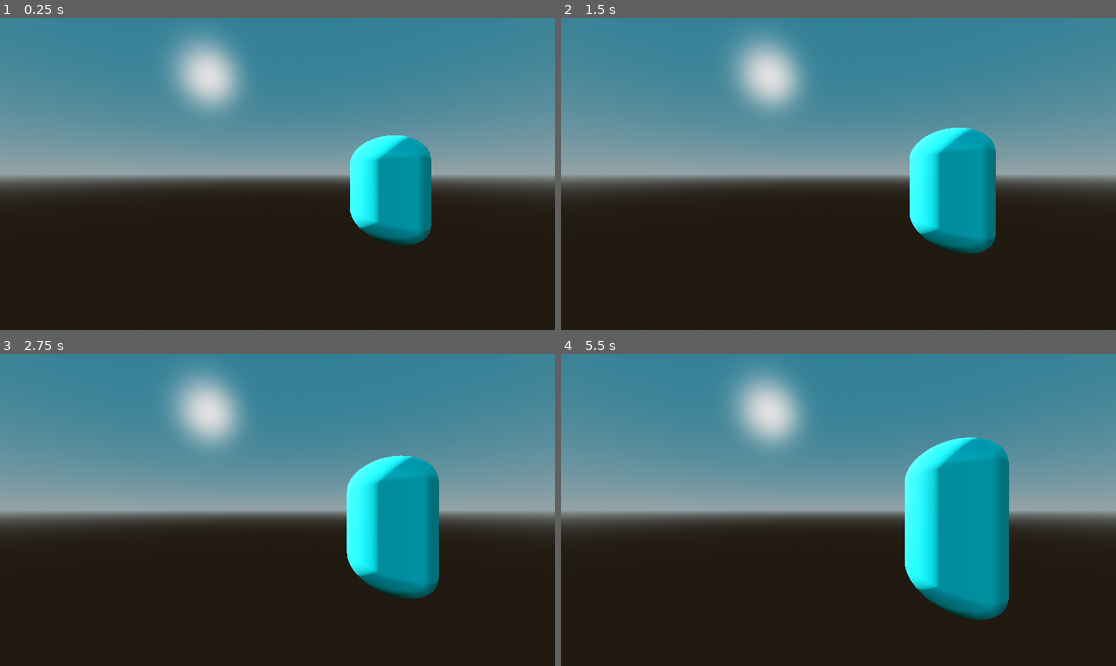
Above: before the commit, frames 1-4 (two rows, left to right).
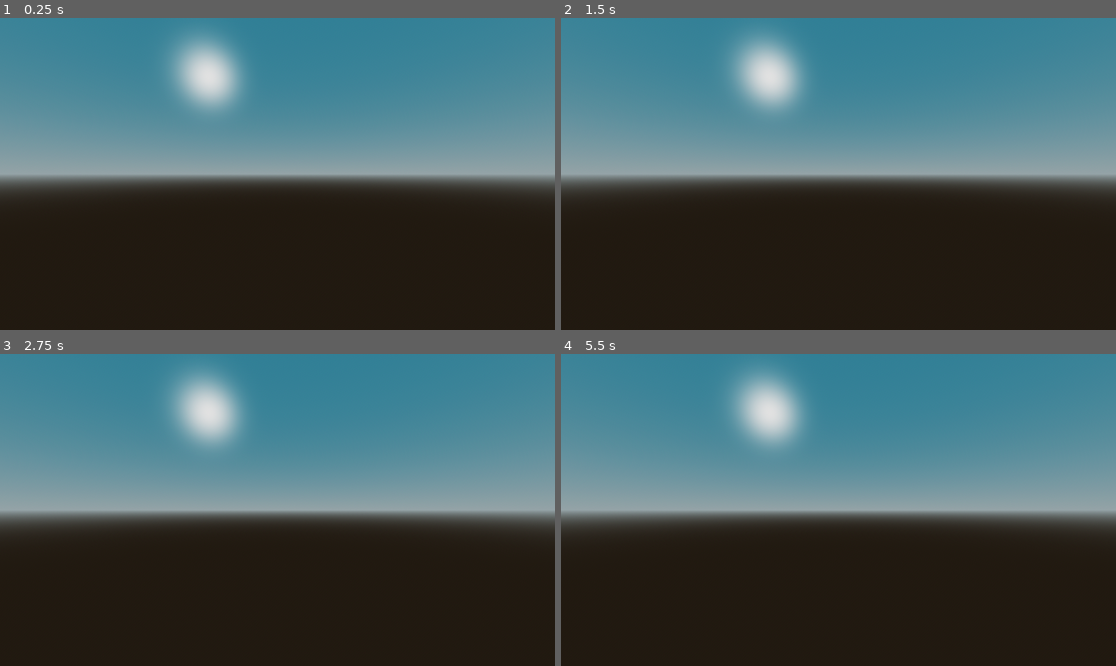
Above: after the commit, the same moments.

Repository: NISCHAY17/ZELDA-attempt
Game: Godot game, scene res://scenes/level.tscn
Same seed, same stepped clock (60 frames per second), same inputs: the game is played once before the commit and once after it. The project has no main scene, so this scene is started directly.
Inputs:
- Up to frame 1 (0.25 s): no input
- Up to frame 2 (1.5 s): tap Enter at 0.5 s; hold Right 0.53-1.28 s; tap Alt at 0.6 s; hold Down from 1.28 s (still down); tap Shift at 1.35 s
- Up to frame 3 (2.75 s): release Down at 2.03 s; hold Right from 2.03 s (still down); tap Alt at 2.1 s
- Up to frame 4 (5.5 s): release Right at 2.78 s; hold Up 2.78-3.53 s; tap Shift at 2.85, 4.35 s; hold Left 3.53-5.03 s; tap Alt at 3.6, 5.1 s; hold Down from 5.03 s (still down)

The runs differ from the first frame. In frame 1, 4.6% of the frame differs, in the area x 63-78%, y 37-74%; in frame 2, 5.6%; in frame 3, 6.8%; in frame 4, 9.7%, in the area x 61-81%, y 26-86%.

Commit message:
base ground with bean

Diff:
--- /dev/null
+++ b/zelda-attempt/ENTITIES/player/player.tscn
@@ -0,0 +1,15 @@
+[gd_scene format=3 uid="uid://djiwkvp0jt3va"]
+
+[sub_resource type="CapsuleMesh" id="CapsuleMesh_sy3jy"]
+
+[sub_resource type="CapsuleShape3D" id="CapsuleShape3D_7ufme"]
+
+[node name="Player" type="CharacterBody3D" unique_id=1080306268]
+
+[node name="MeshInstance3D" type="MeshInstance3D" parent="." unique_id=793067392]
+transform = Transform3D(1, 0, 0, 0, 1, 0, 0, 0, 1, 0, 1, 0)
+mesh = SubResource("CapsuleMesh_sy3jy")
+
+[node name="CollisionShape3D" type="CollisionShape3D" parent="." unique_id=1022681645]
+transform = Transform3D(1, 0, 0, 0, 1, 0, 0, 0, 1, 0, 1, 0)
+shape = SubResource("CapsuleShape3D_7ufme")
--- a/zelda-attempt/Test.tscn
+++ /dev/null
@@ -1,10 +0,0 @@
-[gd_scene format=3 uid="uid://dnnka5th1gldj"]
-
-[ext_resource type="Texture2D" uid="uid://ocqr4kaowgws" path="res://icon.svg" id="1_mtyf4"]
-
-[node name="Node2D" type="Node2D"]
-
-[node name="Sprite2D" type="Sprite2D" parent="."]
-texture = ExtResource("1_mtyf4")
-
-[node name="Node2D" type="Node2D" parent="."]
--- a/zelda-attempt/scenes/level.tscn
+++ b/zelda-attempt/scenes/level.tscn
@@ -1,6 +1,4 @@
 [gd_scene format=3 uid="uid://dd2sdvs7c8wwg"]
-
-[ext_resource type="Script" uid="uid://cl6k2b3igeb8t" path="res://tempscripts/mesh_instance_3d_2.gd" id="1_2q6dc"]
 
 [sub_resource type="ProceduralSkyMaterial" id="ProceduralSkyMaterial_rd3vj"]
 sky_top_color = Color(0.25409985, 0.5937322, 0.70472217, 1)
@@ -17,14 +15,6 @@
 tonemap_mode = 2
 glow_enabled = true
 
-[sub_resource type="StandardMaterial3D" id="StandardMaterial3D_2r41h"]
-albedo_color = Color(1, 0.14117648, 0.24705882, 1)
-
-[sub_resource type="CapsuleMesh" id="CapsuleMesh_klq6b"]
-material = SubResource("StandardMaterial3D_2r41h")
-radius = 2.145
-height = 8.554
-
 [node name="level" type="Node3D" unique_id=44627815]
 
 [node name="WorldEnvironment" type="WorldEnvironment" parent="." unique_id=965562256]
@@ -35,10 +25,5 @@
 light_energy = 1.2
 shadow_enabled = true
 
-[node name="MeshInstance3D2" type="MeshInstance3D" parent="." unique_id=1112684770]
-transform = Transform3D(0.385, 0, 0, 0, 0.385, 0, 0, 0, 0.856, 0.31614637, 11.440641, -0.5114355)
-mesh = SubResource("CapsuleMesh_klq6b")
-script = ExtResource("1_2q6dc")
-
 [node name="Camera3D" type="Camera3D" parent="." unique_id=1704270894]
 transform = Transform3D(1, 0, 0, 0, 1, 0, 0, 0, 1, -3.1591148, 11.911725, 6.2482934)
--- /dev/null
+++ b/zelda-attempt/tempscripts/Test.tscn
@@ -0,0 +1,3 @@
+[gd_scene format=3 uid="uid://c40o0q3n8xq5l"]
+
+[node name="PLAYER" type="CharacterBody3D" unique_id=561645981]
--- a/zelda-attempt/tempscripts/mesh_instance_3d_2.gd
+++ b/zelda-attempt/tempscripts/mesh_instance_3d_2.gd
@@ -15,7 +15,7 @@
 func  _physics_process(delta: float) -> void:
 	rotation_degrees += Vector3(0,0,0)
 	position += Vector3(0,0,0) * delta
-	#scale += Vector3(0.001,0.001,0.001)
+	scale += Vector3(0.001,0.001,0.001)
 	mesh.radius += 0.1 * delta
 	mesh.height += 0.9 * delta
 # Called every frame. 'delta' is the elapsed time since the previous frame.
